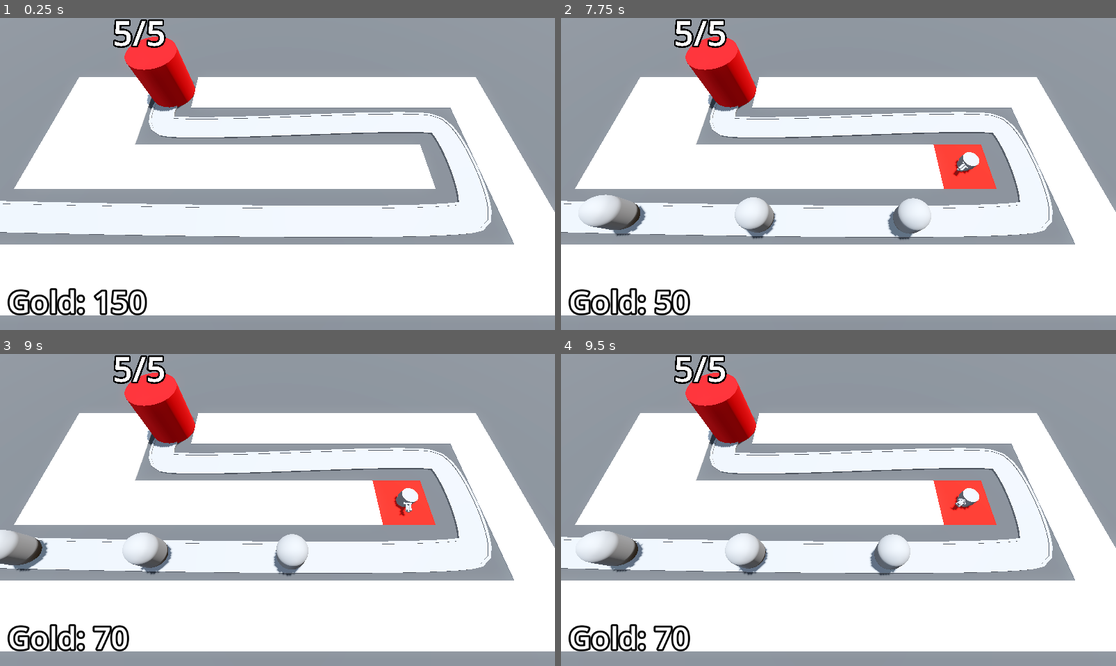
Above: before the commit, frames 1-4 (two rows, left to right).
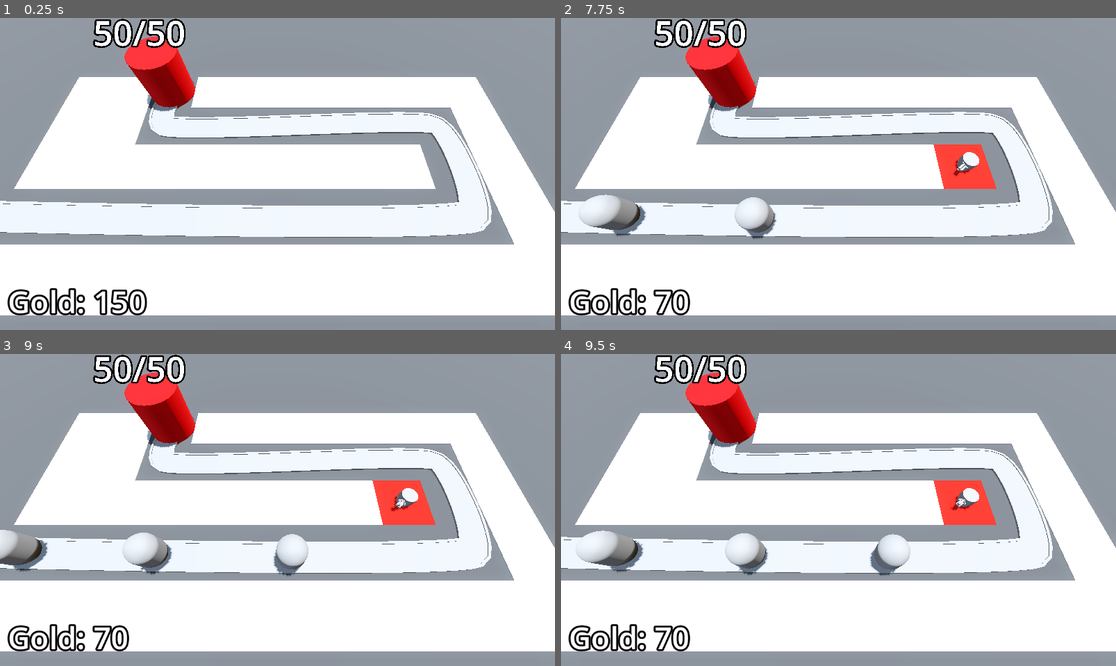
Above: after the commit, the same moments.

Repository: FabioAVSilva/Barbarian-Blaster
Game: Godot game, scene res://BaseLevel.tscn
The game is run twice, just before and just after one commit, with the same random seed, the same clock (stepped at 60 frames per second) and the same inputs.
Inputs (mouse positions are in pixels of both pictures, inside the frame that each line leads up to):
- Up to frame 1 (0.25 s): no input
- Up to frame 2 (7.75 s): tap Enter at 0.5, 2 s; move the mouse to (960, 158) at 0.52 s; press the mouse at (960, 158) at 0.53 s; tap Space at 1.25 s; move the mouse to (727, 189) at 1.27 s; release the mouse at (727, 189) at 1.28 s; click (727, 189) at 1.35 s; move the mouse to (894, 105) at 2.02 s; press the mouse at (894, 105) at 2.03 s; move the mouse to (810, 236) at 2.77 s; release the mouse at (810, 236) at 2.78 s; click (810, 236) at 2.85 s; move the mouse to (1005, 220) at 3.52 s; press the mouse at (1005, 220) at 3.53 s; move the mouse to (672, 127) at 4.27 s; release the mouse at (672, 127) at 4.28 s; click (672, 127) at 4.35 s; move the mouse to (866, 174) at 5.02 s; press the mouse at (866, 174) at 5.03 s; move the mouse to (755, 96) at 5.77 s; release the mouse at (755, 96) at 5.78 s; click (755, 96) at 5.85 s; move the mouse to (960, 158) at 6.52 s; press the mouse at (960, 158) at 6.53 s; move the mouse to (727, 189) at 7.27 s; release the mouse at (727, 189) at 7.28 s; click (727, 189) at 7.35 s
- Up to frame 3 (9 s): move the mouse to (333, 441) at 8.02 s; press the mouse at (333, 441) at 8.03 s; move the mouse to (249, 572) at 8.77 s; release the mouse at (249, 572) at 8.78 s; click (249, 572) at 8.85 s
- Up to frame 4 (9.5 s): no input

The runs differ from the first frame. In frame 1, 0.6% of the frame differs, in the area x 16-34%, y 0-10%; in frame 2, 1.3%, in the area x 16-67%, y 0-96%; in frame 3, 0.7%; in frame 4, 0.6%.

Commit message:
Added enemy health difficulty curve
-Enemies will scale their health according to total time passed
-After a set amount of time enemies stop spawning

Diff:
--- a/Base/base.gd
+++ b/Base/base.gd
@@ -8,7 +8,6 @@
 var current_health: int:
 	set(health_in):
 		current_health = health_in
-		print("Health was changed")
 		label_3d.text = str(current_health) + "/" + str(max_health)
 		label_3d.modulate = red.lerp(white, float(current_health) / float(max_health) )
 		if current_health < 1:
@@ -20,5 +19,4 @@
 	current_health = max_health
 
 func take_damage() -> void:
-	print("Damage dealt to base!")
 	current_health -= 1
--- a/BaseLevel.tscn
+++ b/BaseLevel.tscn
@@ -37,6 +37,11 @@
 font_size = 64
 outline_size = 16
 outline_color = Color(0, 0, 0, 1)
+
+[sub_resource type="Curve" id="Curve_xkmwr"]
+_limits = [10.0, 150.0, 0.0, 1.0]
+_data = [Vector2(0, 10), 0.0, 140.0, 0, 1, Vector2(1, 150), 140.0, 0.0, 1, 0]
+point_count = 2
 
 [node name="BaseLevel" type="Node3D"]
 
@@ -119,6 +124,7 @@
 
 [node name="Base" parent="." instance=ExtResource("3_o2j4u")]
 transform = Transform3D(1, 0, 0, 0, 1, 0, 0, 0, 1, -10, 2, -6)
+max_health = 50
 
 [node name="TurretManager" type="Node3D" parent="." node_paths=PackedStringArray("enemy_path")]
 script = ExtResource("5_cwwxe")
@@ -146,5 +152,7 @@
 label_settings = SubResource("LabelSettings_epnn3")
 
 [node name="DifficultyManager" parent="." instance=ExtResource("9_xkmwr")]
+enemy_health_curve = SubResource("Curve_xkmwr")
 
 [connection signal="timeout" from="EnemyPath/Timer" to="EnemyPath" method="spawn_enemy"]
+[connection signal="stop_spawning_enemies" from="DifficultyManager" to="EnemyPath" method="_on_difficulty_manager_stop_spawning_enemies"]
--- a/DifficultyManager/difficulty_manager.gd
+++ b/DifficultyManager/difficulty_manager.gd
@@ -1,7 +1,10 @@
 extends Node
+
+signal stop_spawning_enemies
 
 @export var game_length := 30.0
 @export var spawn_time_curve: Curve
+@export var enemy_health_curve: Curve
 @onready var timer: Timer = $Timer
 
 
@@ -9,14 +12,15 @@
 func _ready() -> void:
 	timer.start(game_length)
 
-
-# Called every frame. 'delta' is the elapsed time since the previous frame.
-func _process(delta: float) -> void:
-	print(get_spawn_time())
-
-
 func game_progress_ratio() -> float:
 	return 1.0 - (timer.time_left / game_length)
 
 func get_spawn_time() -> float:
 	return spawn_time_curve.sample(game_progress_ratio())
+
+func get_enemy_health() -> float:
+	return enemy_health_curve.sample(game_progress_ratio())
+
+
+func _on_timer_timeout() -> void:
+	stop_spawning_enemies.emit()
--- a/DifficultyManager/difficulty_manager.tscn
+++ b/DifficultyManager/difficulty_manager.tscn
@@ -13,3 +13,5 @@
 
 [node name="Timer" type="Timer" parent="."]
 one_shot = true
+
+[connection signal="timeout" from="Timer" to="." method="_on_timer_timeout"]
--- a/Enemy/enemy.gd
+++ b/Enemy/enemy.gd
@@ -29,3 +29,4 @@
 	if progress_ratio == 1.0:
 		base.take_damage()
 		set_process(false)
+		queue_free()
--- a/Turret/projectile.gd
+++ b/Turret/projectile.gd
@@ -14,6 +14,5 @@
 
 func _on_area_entered(area: Area3D) -> void:
 	if area.is_in_group("enemy_area"):
-		print(area)
 		area.get_parent().current_health -= 25
 		queue_free()
--- a/enemy_path.gd
+++ b/enemy_path.gd
@@ -6,5 +6,12 @@
 
 func spawn_enemy() -> void:
 	var new_enemy = enemy_sceme.instantiate()
+	new_enemy.max_health = difficulty_manager.get_enemy_health()
 	add_child(new_enemy)
 	timer.wait_time = difficulty_manager.get_spawn_time()
+
+	print(new_enemy.current_health)
+
+
+func _on_difficulty_manager_stop_spawning_enemies() -> void:
+	timer.stop()
Not shown: 1 places in BaseLevel.tscn that only renumber resources
